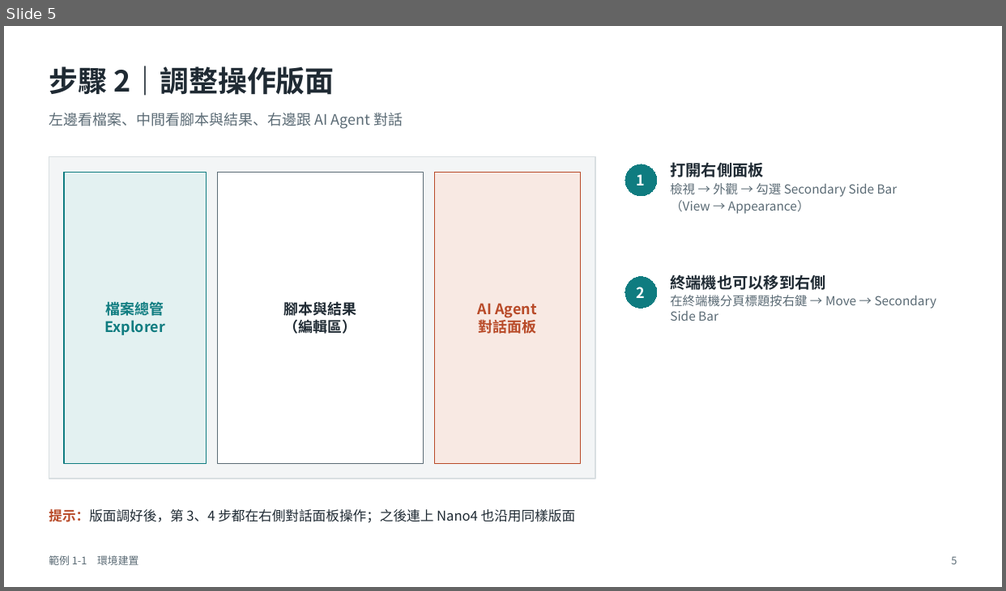
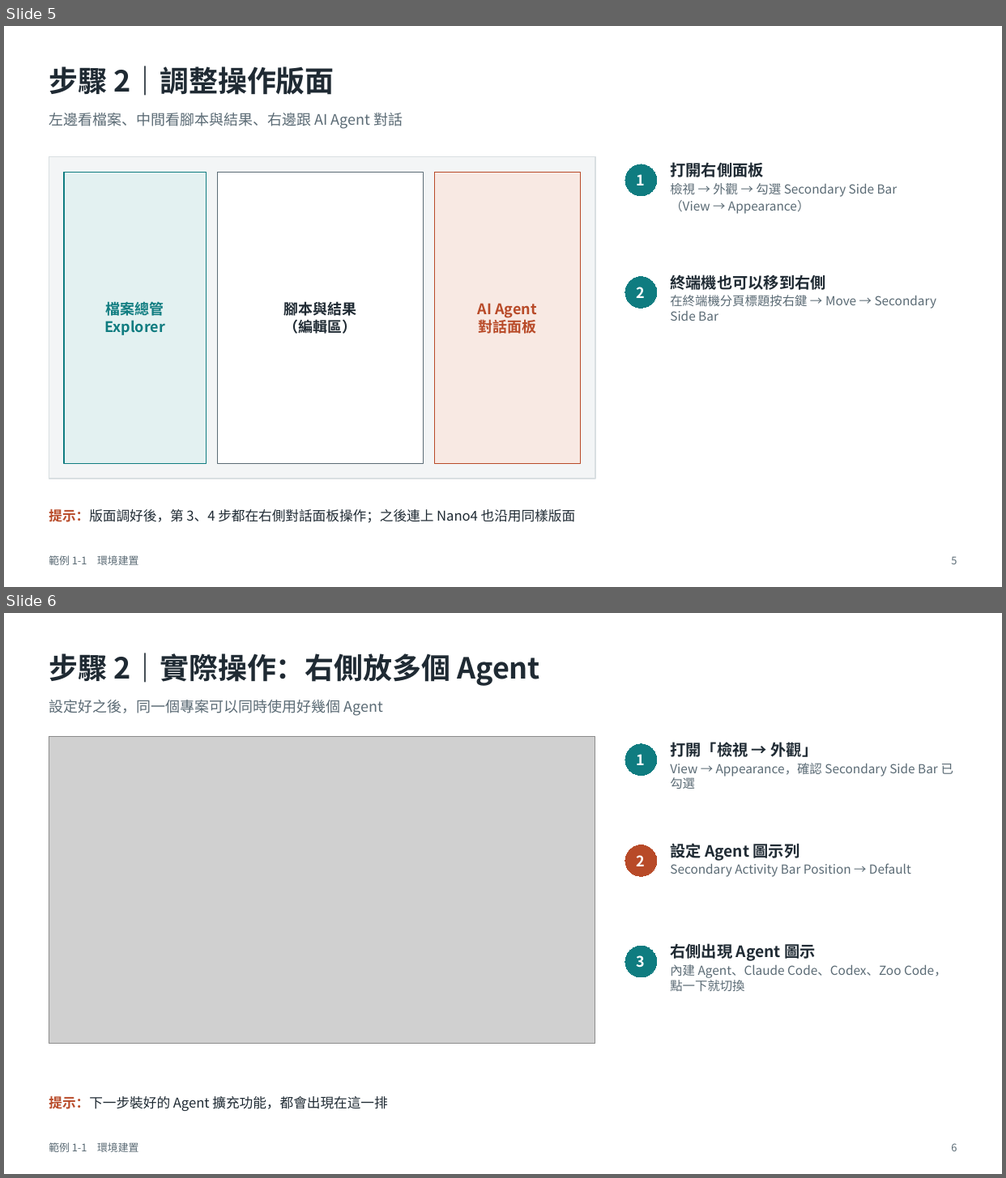
Before and after one commit to gemini960114/nano4-ngs-slurm-skill, a slide deck: PPTX/1-1_安裝Antigravity與模型設定.pptx. Shown one above the other, each under a label of ours: slide 5 before the commit, slides 5 and 6 after it. The pictures are 1006x591 and 1006x1178 pixels, drawn with LibreOffice and Linux fonts; fonts in the diff are those of the drawing; grey boxes stand for pictures. Boxes give left, top, right and bottom in pixels: in the first picture for what was removed or moved away, otherwise in the second. Text is boxed around its words. In the diff, an @@ line names an element or a change of style, - is before the commit and + after.

```diff
--- a/PPTX/1-1_安裝Antigravity與模型設定.pptx
+++ b/PPTX/1-1_安裝Antigravity與模型設定.pptx
@@ slide 6 added at <box>4,613,1002,1174</box>, background #FFFFFF @@
@@ text added at <box>49,653,540,686</box>, 28 pt, text #1F2A33, bold @@
+步驟 2｜實際操作：右側放多個 Agent
@@ text added at <box>49,700,384,716</box>, 14 pt, text #5B6B75 @@
+設定好之後，同一個專案可以同時使用好幾個 Agent
@@ picture added at <box>49,736,595,1044</box> @@
@@ ellipse added at <box>625,744,657,776</box>, fill #0F7C80, outline #0F7C80 0.75 pt, 14 pt, text #FFFFFF, bold @@
+1
@@ text added at <box>670,742,953,789</box>, 12 pt, text #5B6B75 @@
+打開「檢視 → 外觀」
+View → Appearance，確認 Secondary Side Bar 已勾選
@@ ellipse added at <box>625,845,657,876</box>, fill #B84A28, outline #B84A28 0.75 pt, 14 pt, text #FFFFFF, bold @@
+2
@@ text added at <box>670,843,911,877</box>, 12 pt, text #5B6B75 @@
+設定 Agent 圖示列
+Secondary Activity Bar Position → Default
@@ ellipse added at <box>625,946,657,977</box>, fill #0F7C80, outline #0F7C80 0.75 pt, 14 pt, text #FFFFFF, bold @@
+3
@@ text added at <box>670,943,947,991</box>, 12 pt, text #5B6B75 @@
+右側出現 Agent 圖示
+內建 Agent、Claude Code、Codex、Zoo Code，點一下就切換
@@ text added at <box>49,1097,387,1111</box>, 13 pt, text #1F2A33 @@
+提示：下一步裝好的 Agent 擴充功能，都會出現在這一排
@@ text added at <box>49,1143,138,1152</box>, 10 pt, text #5B6B75 @@
+範例 1-1 環境建置
@@ text added at <box>951,1144,957,1152</box>, 10 pt, text #5B6B75 @@
+6
```
Also in this commit, not shown: 7 slides changed, 1 other slide added, 3 other files.
